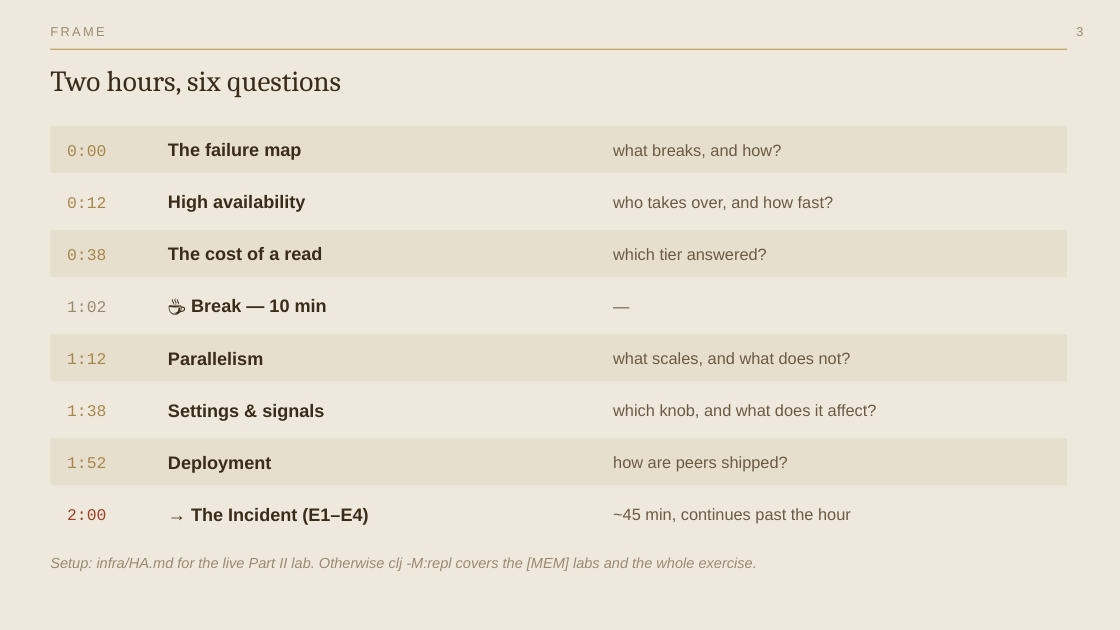
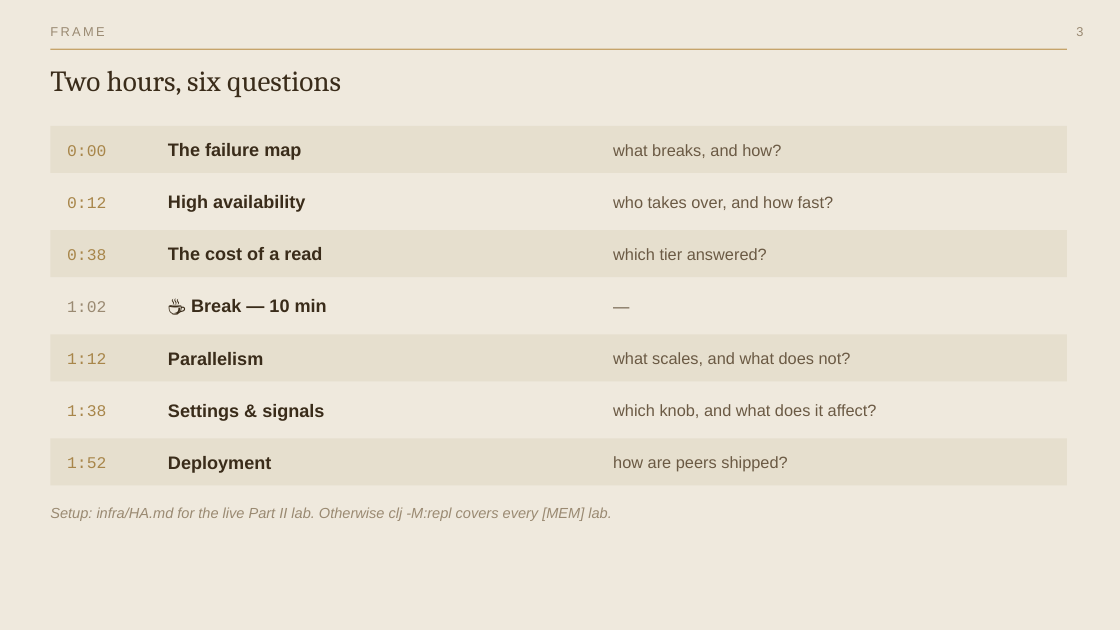
Before and after one commit to 4coders-com-br/datomic-model, a slide deck: slide 3 of datomic-at-scale.pptx. Drawn at 1120x630 pixels with LibreOffice and Linux fonts; fonts in the diff are those of the drawing. Boxes give left, top, right and bottom in pixels: in the first picture for what was removed or moved away, otherwise in the second. Text is boxed around its words. In the diff, an @@ line names an element or a change of style, - is before the commit and + after.

```diff
--- a/datomic-at-scale.pptx
+++ b/datomic-at-scale.pptx
@@ text at (50, 507, 611, 521): text changed @@
-Setup: infra/HA.md for the live Part II lab. Otherwise clj -M:repl covers the [MEM] labs and the whole exercise.
+Setup: infra/HA.md for the live Part II lab. Otherwise clj -M:repl covers every [MEM] lab.
@@ text removed at (67, 509, 106, 520) @@
-2:00
@@ text removed at (191, 508, 368, 525) @@
-→ The Incident (E1–E4)
@@ text removed at (613, 508, 851, 524) @@
-~45 min, continues past the hour
```
Also in this commit, not shown: 3 other slides changed, 1 slide removed, 6 other files.
